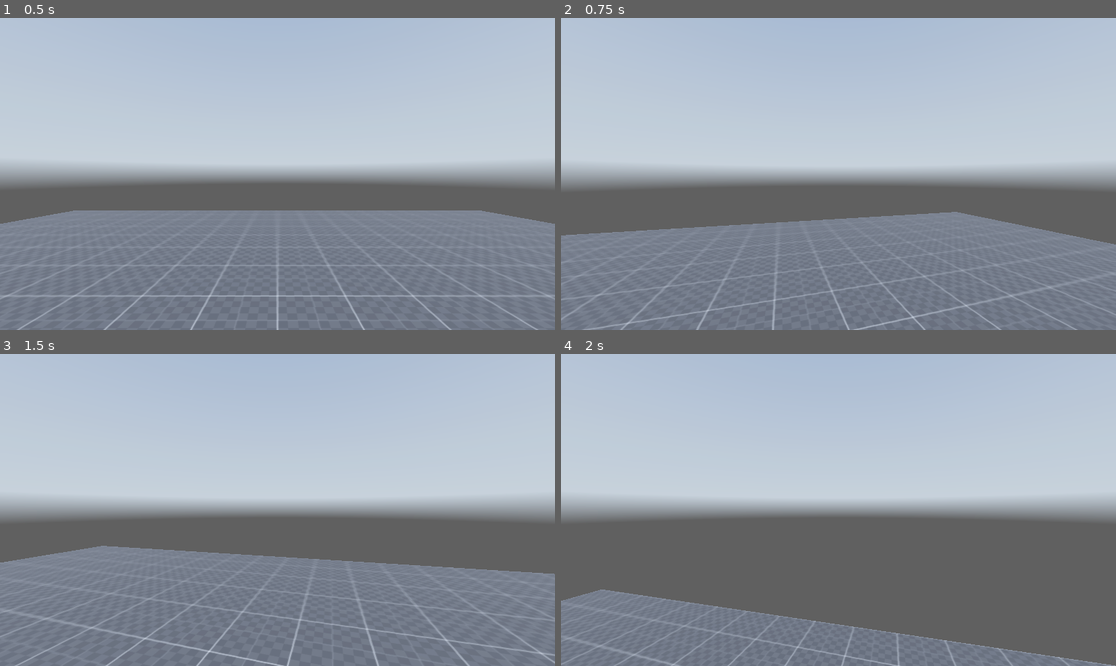
Above: before the commit, frames 1-4 (two rows, left to right).
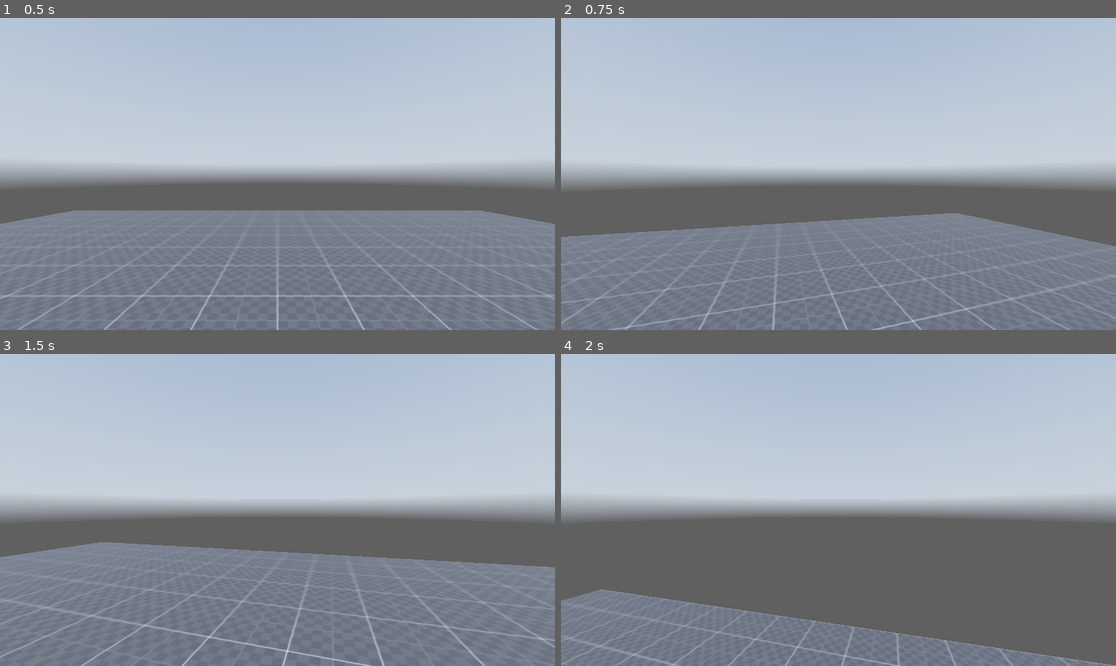
Above: after the commit, the same moments.

Repository: FahadHameed89/GodotPlayground3D
Game: Godot game, scene res://Scenes/world.tscn
Two runs of this game, one before a commit and one after it. Both use one fixed random seed, a clock stepped at 60 frames per second and the inputs below. The project has no main scene, so this scene is started directly. A sky picture missing from this copy of the repository is replaced by a grey-blue gradient.
Inputs (mouse positions are in pixels of both pictures, inside the frame that each line leads up to):
- Up to frame 1 (0.5 s): no input
- Up to frame 2 (0.75 s): tap Enter (ui_accept) at 0.5 s; move the mouse to (866, 174) at 0.52 s; hold W (forward) from 0.53 s (still down); hold Ctrl (crouch) from 0.53 s (still down)
- Up to frame 3 (1.5 s): keep holding W (forward); tap Enter (ui_accept) at 0.77 s; move the mouse to (249, 510) at 1.27 s; release Ctrl (crouch) at 1.28 s; tap Ctrl (crouch) at 1.35 s
- Up to frame 4 (2 s): keep holding W (forward); tap Enter (ui_accept) at 1.52 s

Frame 1 is identical in both runs. In frame 2, 2.2% of the frame differs, in the area x 0-100%, y 62-100%; in frame 3, 4.0%, in the area x 0-100%, y 60-100%; in frame 4, less than 0.1%.

Commit message:
added a lerp to crouching motion
smoothen the crouching effect

Diff:
--- a/Scripts/player.gd
+++ b/Scripts/player.gd
@@ -35,9 +35,9 @@
 
 	if Input.is_action_pressed("crouch"):
 		current_speed = crouching_speed
-		head.position.y = 1.8 + crouching_depth
+		head.position.y = lerp(head.position.y, 1.8 + crouching_depth, delta*lerp_speed)
 	else:
-		head.position.y = 1.8
+		head.position.y = lerp(head.position.y, 1.8, delta*lerp_speed)
 		if Input.is_action_pressed("sprint"):
 			current_speed = sprinting_speed
 		else:
